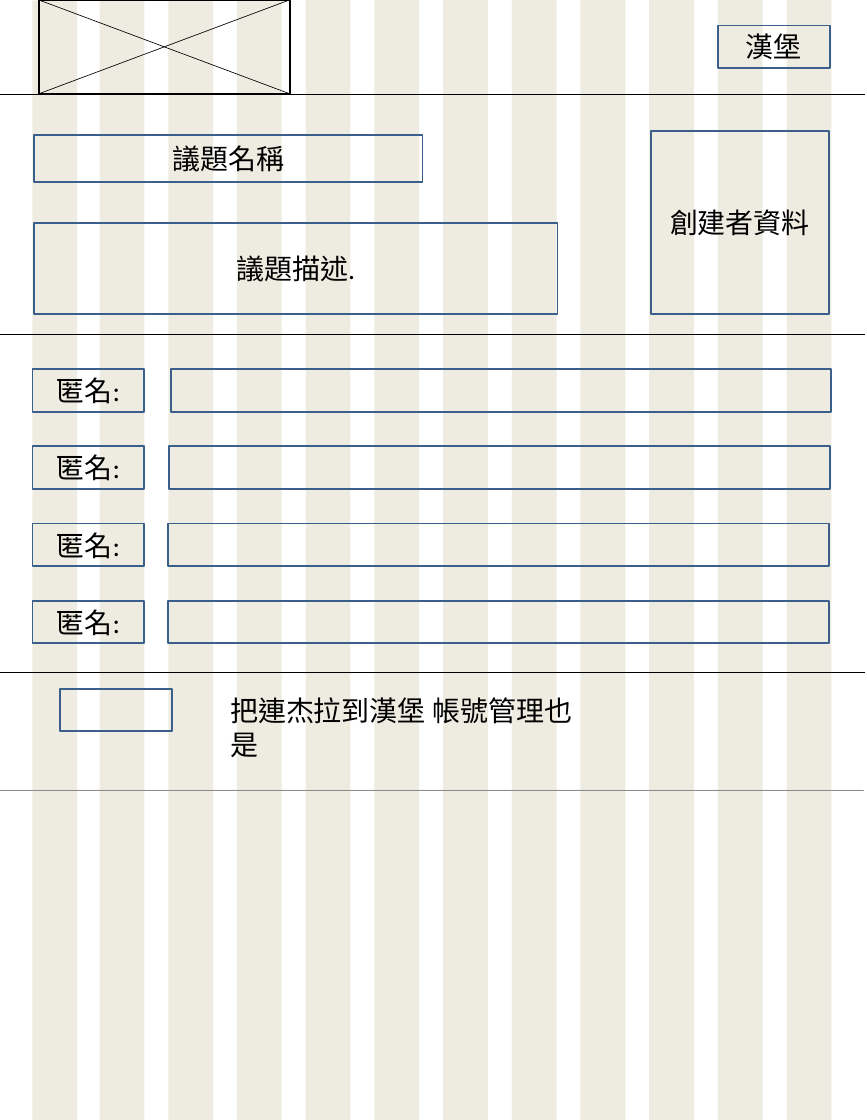
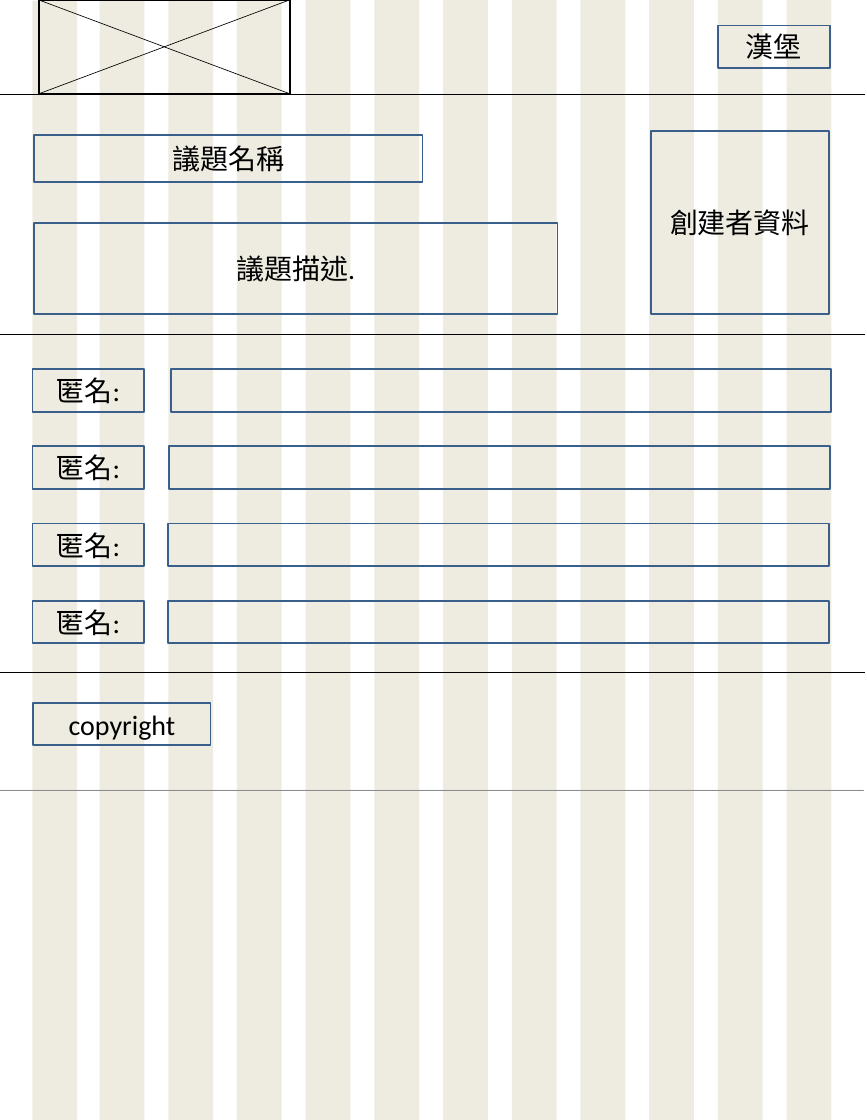
Before and after one commit to s60912frank/F2E-FinalProject, a slide deck: slide 3 of design/Bigsize.pptx (slide 4 before the commit). Drawn at 867x1120 pixels with LibreOffice and Linux fonts; fonts in the diff are those of the drawing; grey boxes stand for pictures. Boxes give left, top, right and bottom in pixels: in the first picture for what was removed or moved away, otherwise in the second. Text is boxed around its words. In the diff, an @@ line names an element or a change of style, - is before the commit and + after.

```diff
--- a/design/Bigsize.pptx
+++ b/design/Bigsize.pptx
@@ rectangle "copyright": place and size @@
-rectangle "copyright" at bbox=[60, 688, 172, 731]
+rectangle "copyright" at bbox=[33, 703, 211, 745]
@@ text in rectangle at bbox=[69, 715, 176, 740]: text added @@
+copyright
@@ text removed at bbox=[230, 697, 572, 757] @@
-把連杰拉到漢堡 帳號管理也是
```
Also in this commit, not shown: 3 other slides changed, 2 slides added, 2 slides removed.
